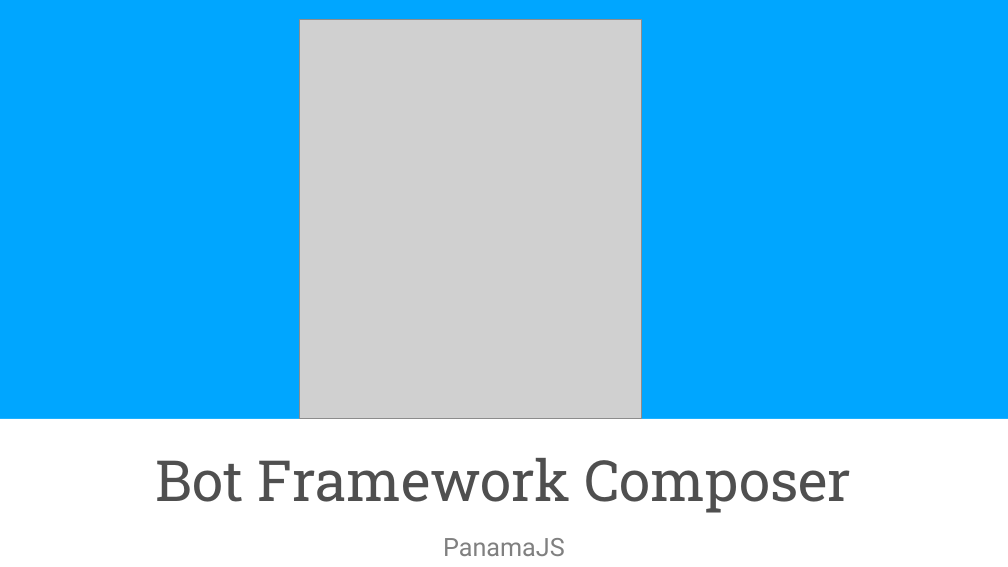
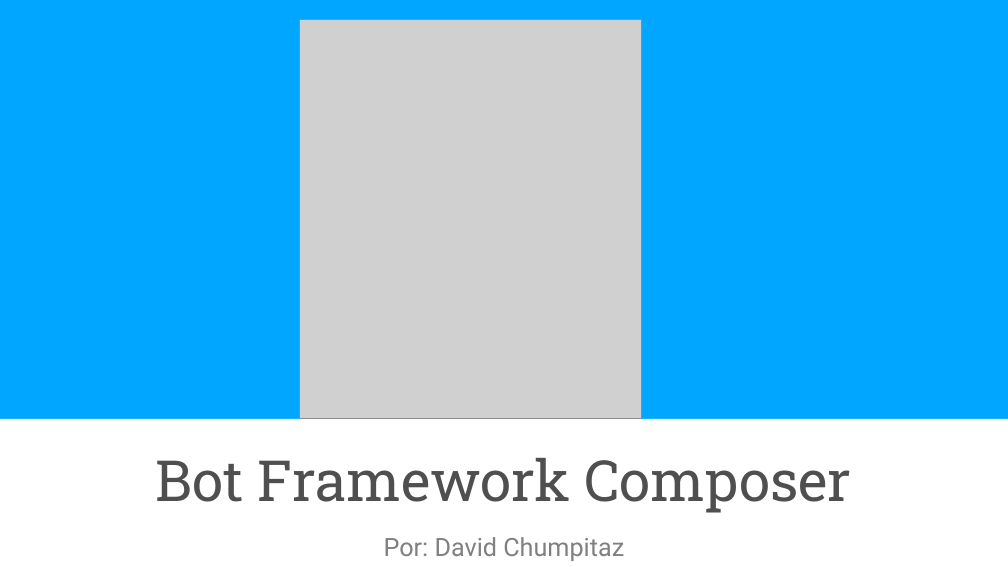
Before and after one commit to people-inmotion/pim-botframeworkcomposer, a slide deck: slide 1 of BotFrameworkComposer.pptx. Drawn at 1008x567 pixels with LibreOffice and Linux fonts; fonts in the diff are those of the drawing; grey boxes stand for pictures. Boxes give left, top, right and bottom in pixels: in the first picture for what was removed or moved away, otherwise in the second. Text is boxed around its words. In the diff, an @@ line names an element or a change of style, - is before the commit and + after.

```diff
--- a/BotFrameworkComposer.pptx
+++ b/BotFrameworkComposer.pptx
@@ subtitle at box(384, 537, 624, 561): text changed @@
-PanamaJS
+Por: David Chumpitaz
```
Also in this commit, not shown: 3 other slides changed, 17 other files.
